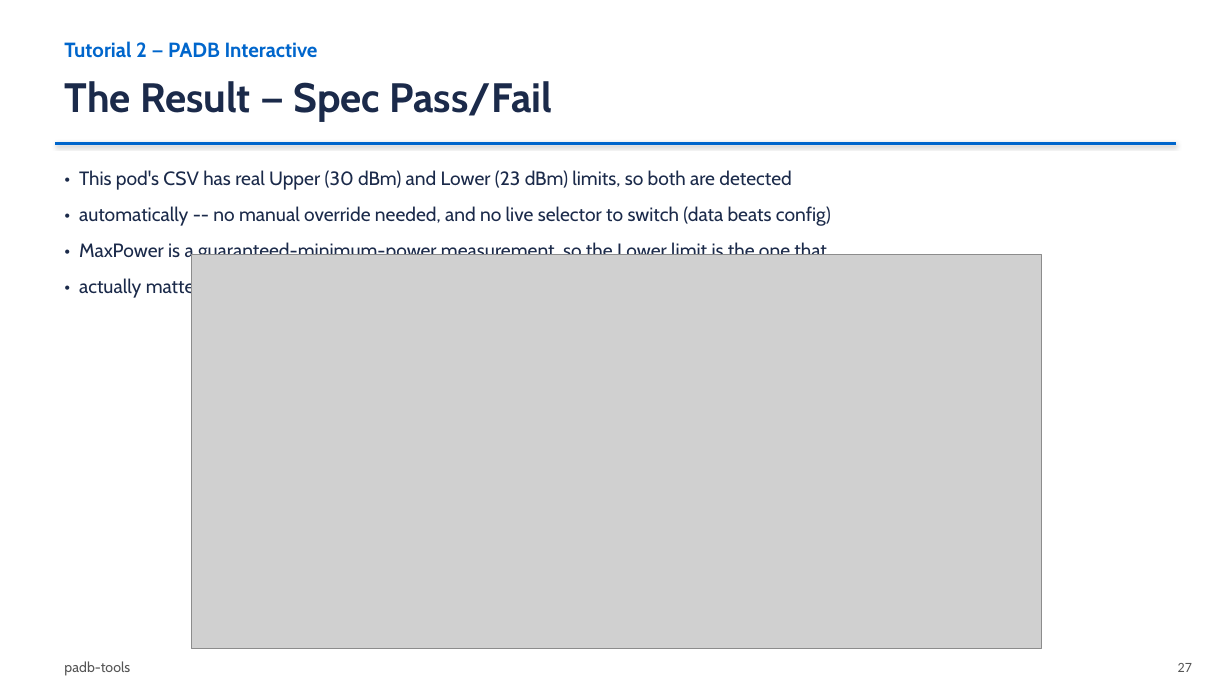
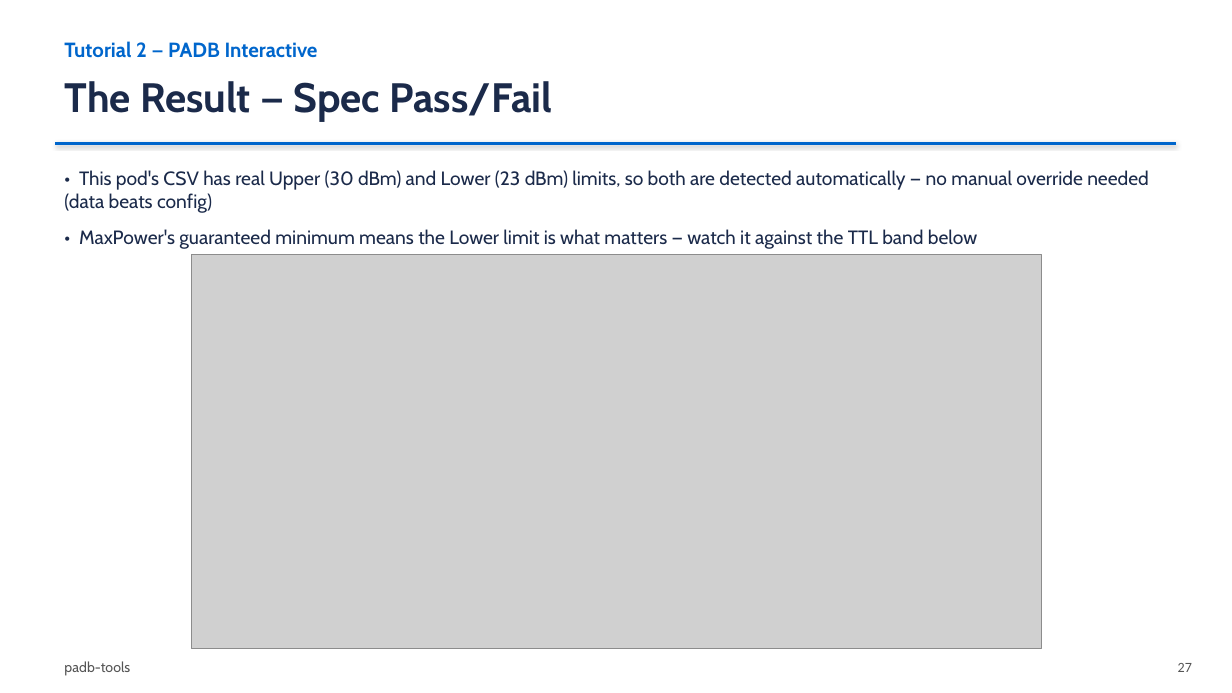
Before and after one commit to damurray/padb-tools, a slide deck: slide 27 of PADB_Simple_and_Interactive.pptx. Drawn at 1232x693 pixels with LibreOffice and Linux fonts; fonts in the diff are those of the drawing; grey boxes stand for pictures. Boxes give left, top, right and bottom in pixels: in the first picture for what was removed or moved away, otherwise in the second. Text is boxed around its words. In the diff, an @@ line names an element or a change of style, - is before the commit and + after.

```diff
--- a/PADB_Simple_and_Interactive.pptx
+++ b/PADB_Simple_and_Interactive.pptx
@@ text at [64,170,1149,249]: text changed @@
-• This pod's CSV has real Upper (30 dBm) and Lower (23 dBm) limits, so both are detected
-• automatically -- no manual override needed, and no live selector to switch (data beats config)
-• MaxPower is a guaranteed-minimum-power measurement, so the Lower limit is the one that
-• actually matters here -- watch the dashed lower spec line against the TTL band as you filter
+• This pod's CSV has real Upper (30 dBm) and Lower (23 dBm) limits, so both are detected automatically — no manual override needed (data beats config)
+• MaxPower's guaranteed minimum means the Lower limit is what matters — watch it against the TTL band below
```
Also in this commit, not shown: 1 other slide changed.
